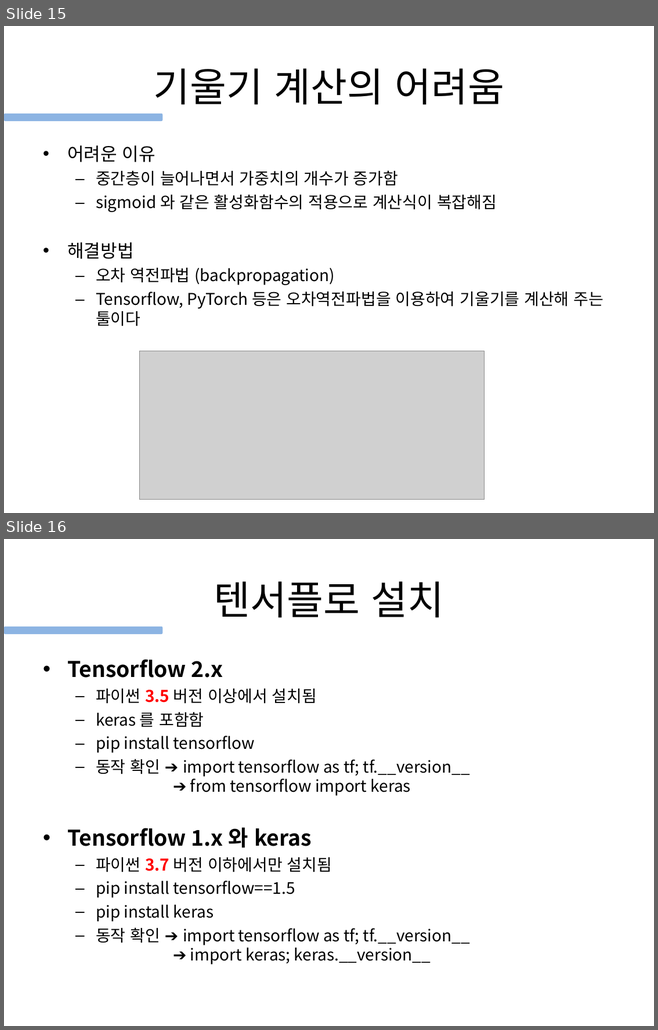
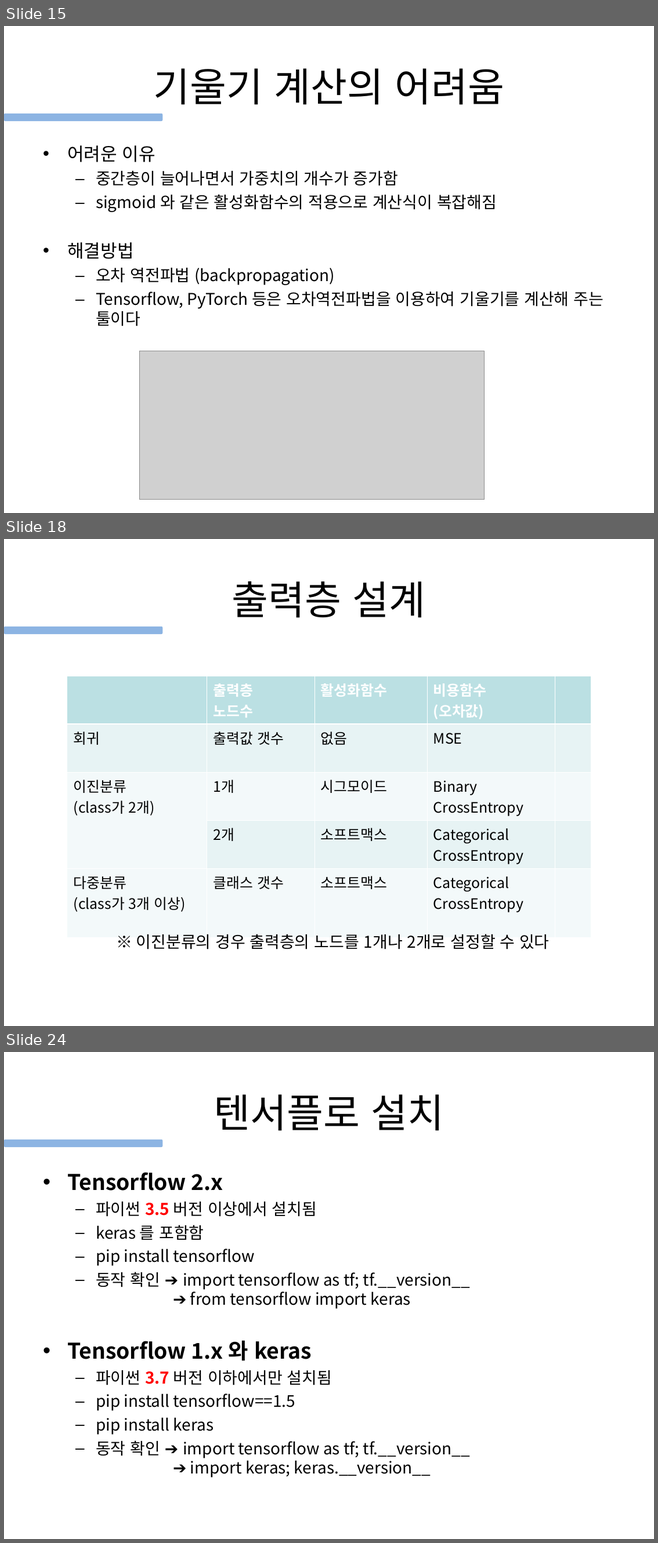
Before and after one commit to gubosd/lecture19, a slide deck: 20210705_4_신경망과딥러닝.ppt. Shown one above the other, each under a label of ours: slides 15 and 16 before the commit, slides 15, 18 and 24 after it; the slides between them are not shown. The pictures are 658x1030 and 658x1543 pixels, drawn with LibreOffice and Linux fonts; fonts in the diff are those of the drawing; grey boxes stand for pictures. Boxes give left, top, right and bottom in pixels: in the first picture for what was removed or moved away, otherwise in the second. Text is boxed around its words. In the diff, an @@ line names an element or a change of style, - is before the commit and + after.

```diff
--- a/20210705_4_신경망과딥러닝.ppt
+++ b/20210705_4_신경망과딥러닝.ppt
@@ slide 18 added at (4,539,654,1026), background #FFFFFF @@
@@ title added at (232,581,426,618), 44 pt, text #000000 @@
+출력층 설계
@@ rounded rectangle added at (4,627,162,635), fill #8CB4E3 @@
@@ table added at (67,676,590,915), 5 rows, 5 columns @@
+ | 출력층 / 노드수 | 활성화함수 | 비용함수 / (오차값) | 
+회귀 | 출력값 갯수 | 없음 | MSE | 
+이진분류 / (class가 2개) | 1개 | 시그모이드 | Binary / CrossEntropy | 
+ | 2개 | 소프트맥스 | Categorical / CrossEntropy | 
+다중분류 / (class가 3개 이상) | 클래스 갯수 | 소프트맥스 | Categorical / CrossEntropy | 
@@ text added at (136,934,549,950), 18 pt, text #000000 @@
+※ 이진분류의 경우 출력층의 노드를 1개나 2개로 설정할 수 있다
@@ what was slide 16 is now slide 24 @@
```
Also in this commit, not shown: 1 slide changed, 7 other slides added.
